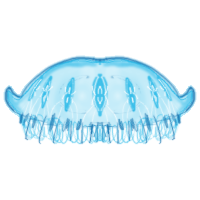
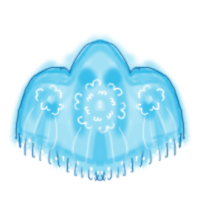
Layered file, before and after one edit (200×200). Changes by layer:
added layer "warbell lines" above "warbell pattern" over [13, 39, 187, 182]
added layer "warbell pattern" above "warbell color" over [13, 40, 187, 180]
added layer "warbell color" above "umbrella lines" over [7, 32, 193, 182]
hid "umbrella lines" over [3, 55, 197, 145]
hid "umbrella pattern" over [3, 62, 197, 144]
hid "umbrella color" over [3, 55, 197, 145]
